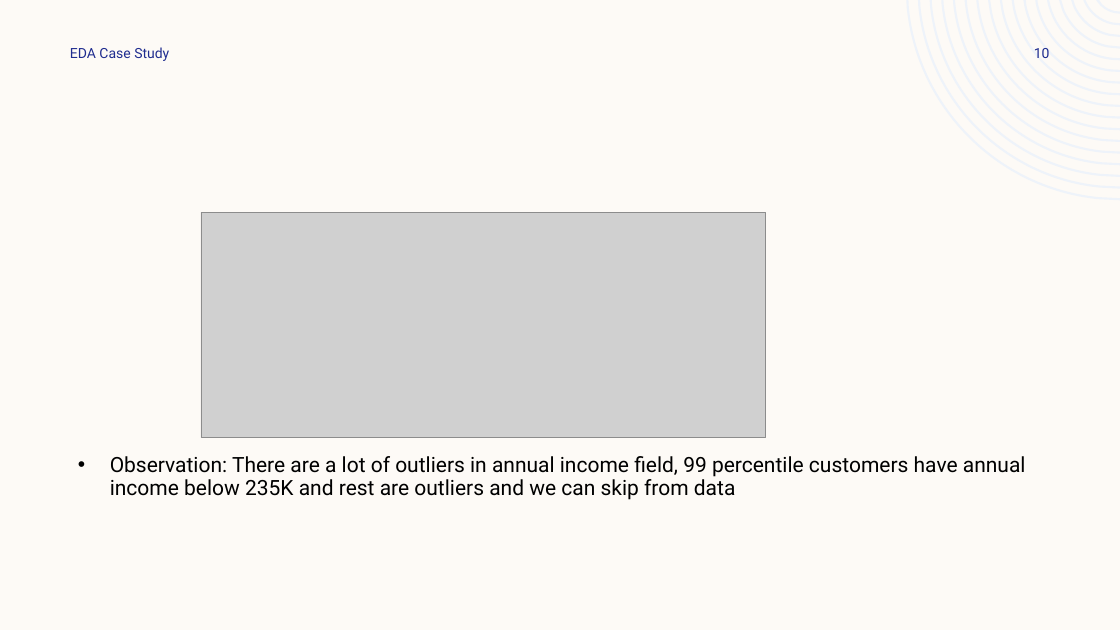
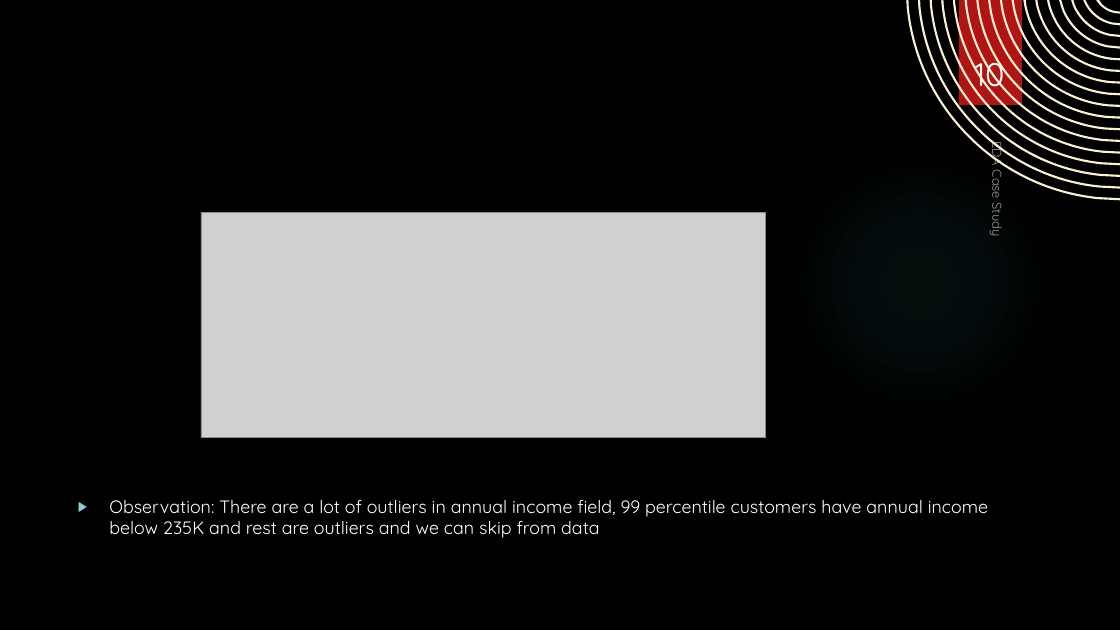
Before and after one commit to asthaa29/lendingcasestudy, a slide deck: slide 10 of EDA Case Study.pptx. Drawn at 1120x630 pixels with LibreOffice and Linux fonts; fonts in the diff are those of the drawing; grey boxes stand for pictures; background and template pictures are left out. Boxes give left, top, right and bottom in pixels: in the first picture for what was removed or moved away, otherwise in the second. Text is boxed around its words. In the diff, an @@ line names an element or a change of style, - is before the commit and + after.

```diff
--- a/EDA Case Study.pptx
+++ b/EDA Case Study.pptx
@@ background #FDFAF6 to picture (left out) @@
@@ freeform shape at bbox=[907, 0, 1120, 201]: fill #EEF3FA to #FAF1D4 @@
@@ page number: place and size @@
-page number at bbox=[1034, 48, 1050, 58]
+page number at bbox=[974, 52, 1004, 96]
@@ page number at bbox=[974, 52, 1004, 96]: size 12 to 28 pt, font Roboto to Quicksand, text colour #1F2C8F to #FFFFFF; alignment right to centre; vertical alignment middle to bottom @@
@@ rectangle added at bbox=[959, 0, 1022, 105], fill #B01513 @@
@@ text "EDA Case Study": place and size @@
-text "EDA Case Study" at bbox=[70, 47, 169, 61]
+text "EDA Case Study" at bbox=[989, 143, 1008, 236]
@@ text "EDA Case Study" at bbox=[989, 143, 1008, 236]: size 12 to 11 pt, font Roboto to Quicksand, text colour #1F2C8F to #FFFFFF at 60% opacity; vertical alignment middle to bottom; rotation 0 to 90 degrees @@
@@ ellipse added at bbox=[791, 154, 1049, 413], fill gradient #50B9C1 @@
@@ text "Observation: There are a lot ..." at bbox=[109, 500, 988, 538]: size 18 to 15.3 pt, font Roboto to Quicksand, text colour #000000 to #FFFFFF; bullet • to ▶; line spacing 0.9 to 1; more space between paragraphs @@
```
Also in this commit, not shown: 12 other slides changed.
